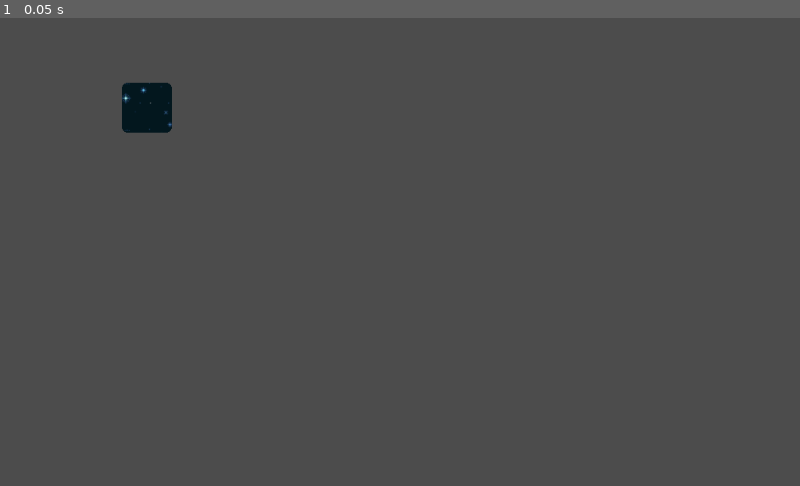
Above: before the commit, frame 1.
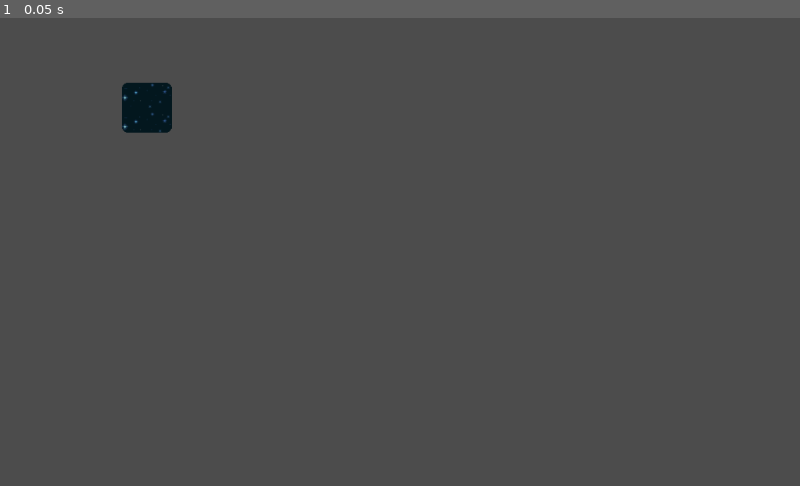
Above: after the commit, the same moment.

Repository: PuntitOwO/pescadora-de-recuerdos
Game: Godot game, scene res://tests/shaders/chowder.tscn
Same seed, same stepped clock (60 frames per second), same inputs: the game is played once before the commit and once after it. The project has no main scene, so this scene is started directly. The engine's default icon, where the game draws it, is replaced by a stand-in: a white triangle on a blue panel in a dark square.
Inputs:
- Up to frame 1 (0.05 s): no input

The runs differ from the first frame. In frame 1, less than 0.1% of the frame differs, in the area x 15-22%, y 13-25%.

Commit message:
enemigo zona de vacio

Diff:
--- /dev/null
+++ b/pescadora-de-recuerdos/scenes/enemies/void/void.tscn
@@ -0,0 +1,66 @@
+[gd_scene load_steps=6 format=2]
+
+[ext_resource path="res://sprites/place_holders/stars_squares.png" type="Texture" id=1]
+
+[sub_resource type="Shader" id=2]
+code = "shader_type canvas_item;
+
+uniform bool apply = true;
+uniform float amount_x = 1.0;
+uniform float amount_y = 1.0;
+uniform float r_dir_x = 1;
+uniform float r_dir_y = 1;
+uniform float g_dir_x = 1;
+uniform float g_dir_y = 1;
+uniform float b_dir_x = 1;
+uniform float b_dir_y = 1;
+uniform sampler2D offset_texture : hint_white;
+
+void fragment() {
+	vec4 texture_color = texture(TEXTURE, UV);
+	vec4 color = texture_color;
+
+	if (apply == true) {
+		float adjusted_amount_x = amount_x * texture(offset_texture, UV).r / 100.0;
+		float adjusted_amount_y = amount_y * texture(offset_texture, UV).r / 100.0;
+		color.r = texture(TEXTURE, vec2(UV.x + r_dir_x* adjusted_amount_x, UV.y + r_dir_y* adjusted_amount_y)).r;
+		color.g = texture(TEXTURE, UV).g;
+		color.b = texture(TEXTURE, vec2(UV.x + b_dir_x*adjusted_amount_x, UV.y + b_dir_y*adjusted_amount_y)).b;
+	}
+	COLOR = color;
+}"
+
+[sub_resource type="ShaderMaterial" id=3]
+shader = SubResource( 2 )
+shader_param/apply = true
+shader_param/amount_x = 1.0
+shader_param/amount_y = 1.0
+shader_param/r_dir_x = 1.0
+shader_param/r_dir_y = 1.0
+shader_param/g_dir_x = 1.0
+shader_param/g_dir_y = 1.0
+shader_param/b_dir_x = 1.0
+shader_param/b_dir_y = 1.0
+
+[sub_resource type="SpriteFrames" id=1]
+animations = [ {
+"frames": [ ExtResource( 1 ) ],
+"loop": true,
+"name": "iddle",
+"speed": 5.0
+} ]
+
+[sub_resource type="RectangleShape2D" id=4]
+extents = Vector2( 156, 156 )
+
+[node name="Node2D" type="Node2D"]
+
+[node name="AnimatedSprite" type="AnimatedSprite" parent="."]
+material = SubResource( 3 )
+frames = SubResource( 1 )
+animation = "iddle"
+
+[node name="Area2D" type="Area2D" parent="."]
+
+[node name="CollisionShape2D" type="CollisionShape2D" parent="Area2D"]
+shape = SubResource( 4 )
--- a/pescadora-de-recuerdos/tests/shaders/chowder.tscn
+++ b/pescadora-de-recuerdos/tests/shaders/chowder.tscn
@@ -31,8 +31,8 @@
 
 [sub_resource type="ShaderMaterial" id=2]
 shader = SubResource( 1 )
-shader_param/tile_factor = 5.248
-shader_param/tile_offset = Vector2( 0.074, 0 )
+shader_param/tile_factor = 8.4
+shader_param/tile_offset = Vector2( -1.794, 0.141 )
 shader_param/pattern = ExtResource( 2 )
 
 [node name="Node2D" type="Node2D"]
@@ -40,4 +40,5 @@
 
 [node name="Sprite" type="Sprite" parent="."]
 material = SubResource( 2 )
+scale = Vector2( 0.991107, 1 )
 texture = ExtResource( 1 )
Binary file added: pescadora-de-recuerdos/sprites/place_holders/stars_squares.png
Not shown, added: pescadora-de-recuerdos/sprites/place_holders/stars_squares.png.import
